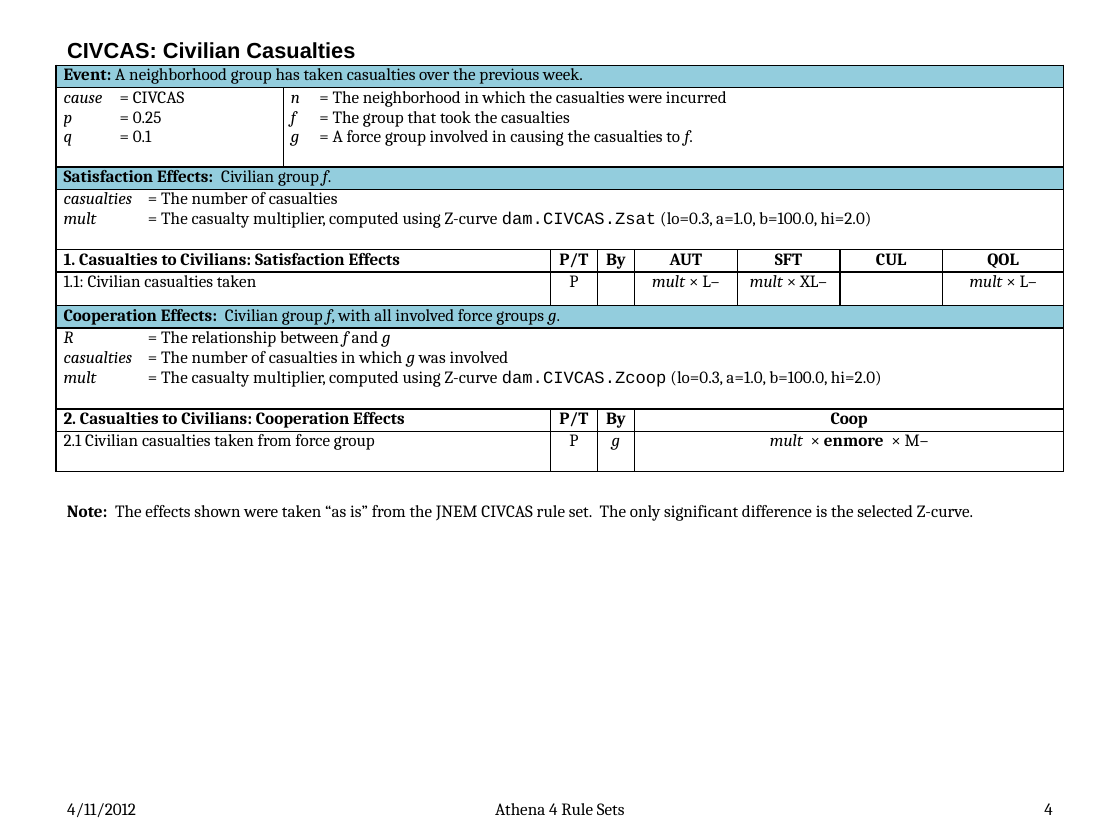
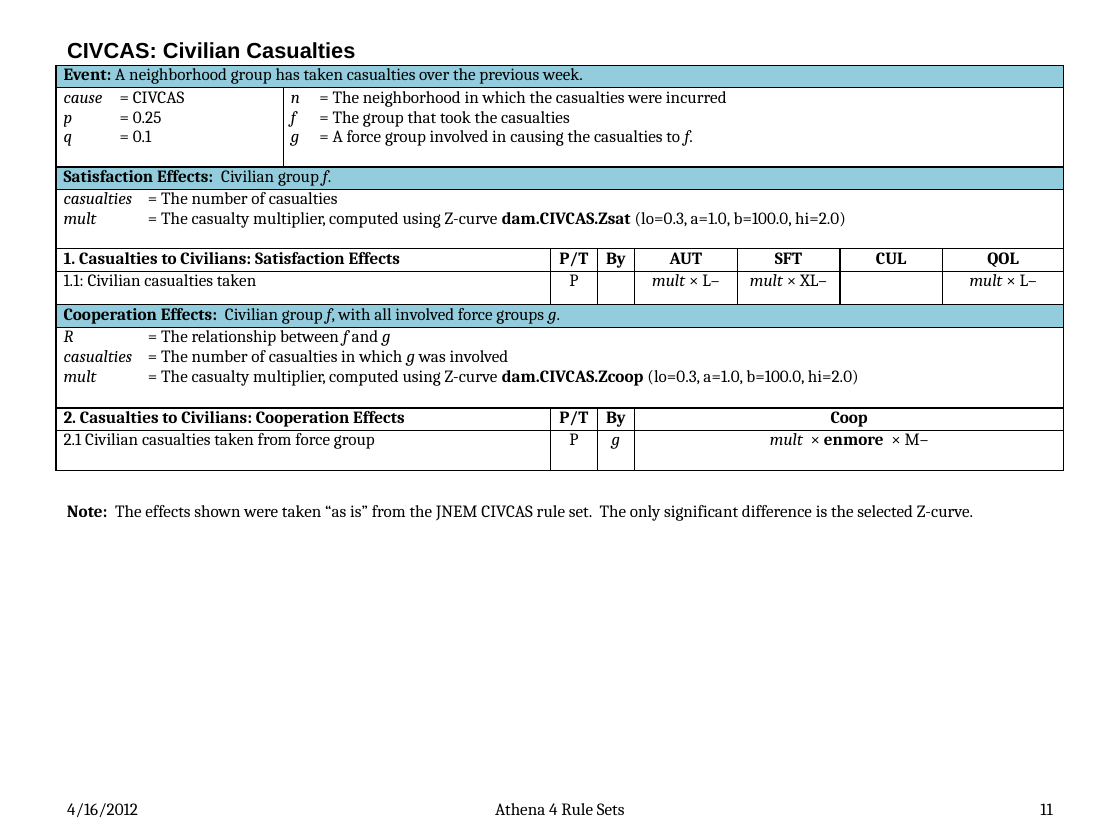
Before and after one commit to AthenaModel/athena-legacy, a slide deck: slide 11 of docs/dev/rules.pptx (slide 4 before the commit). Drawn at 1120x840 pixels with LibreOffice and Linux fonts; fonts in the diff are those of the drawing. Boxes give left, top, right and bottom in pixels: in the first picture for what was removed or moved away, otherwise in the second. Text is boxed around its words. In the diff, an @@ line names an element or a change of style, - is before the commit and + after.

```diff
--- a/docs/dev/rules.pptx
+++ b/docs/dev/rules.pptx
@@ table at (x1=56, y1=65, x2=1065, y2=476) @@
@@ font Courier New to Cambria, bold on in "dam.CIVCAS.Zsat", "dam.CIVCAS.Zcoop" @@
@@ text at (x1=67, y1=803, x2=138, y2=817): text changed @@
-4/11/2012
+4/16/2012
@@ page number at (x1=1040, y1=803, x2=1052, y2=815): text changed @@
-4
+11
```
Also in this commit, not shown: 66 other slides changed, 10 slides added.
